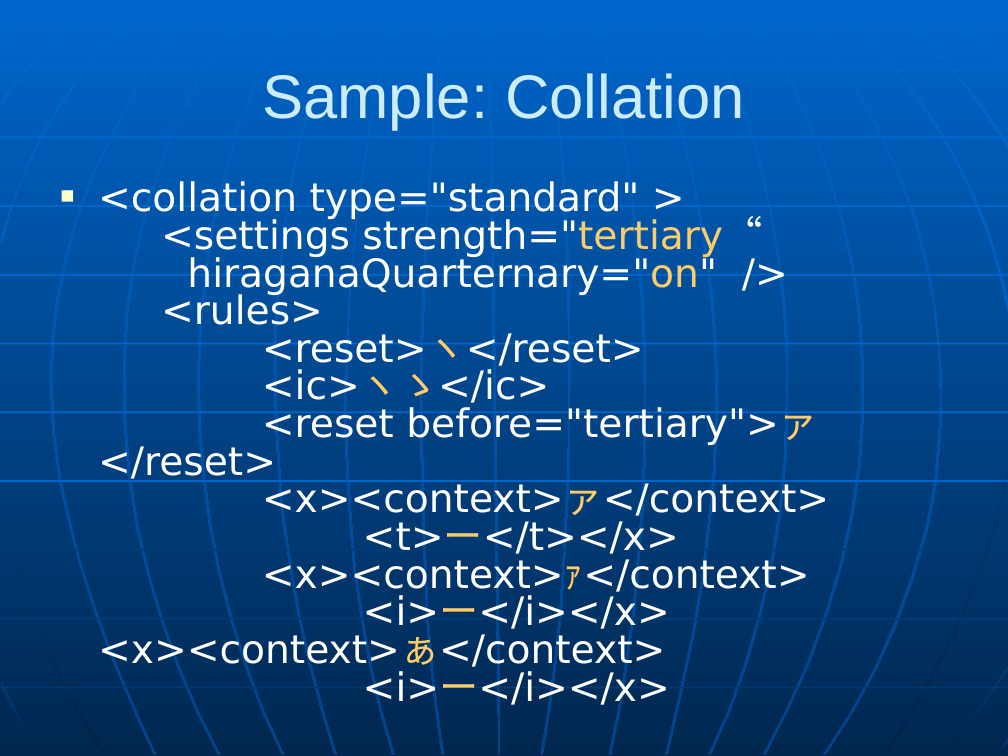
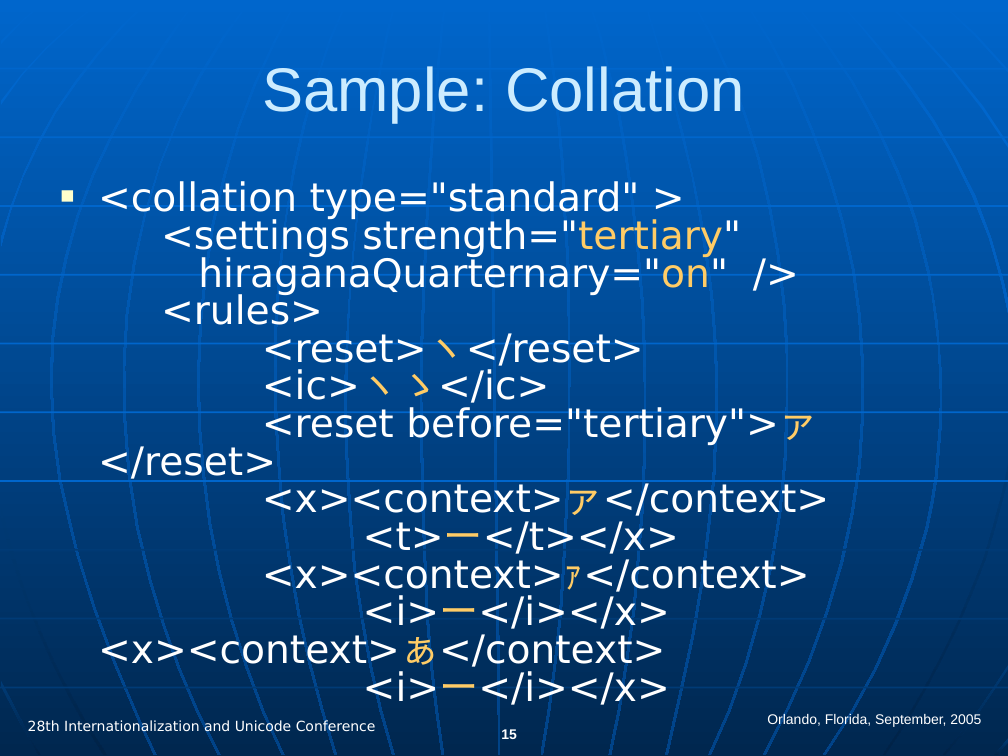
Before and after one commit to unicode-org/cldr, a slide deck: slide 15 of docs/presentations/cldr_overview.ppt (slide 12 before the commit). Drawn at 1008x756 pixels with LibreOffice and Linux fonts; fonts in the diff are those of the drawing. Boxes give left, top, right and bottom in pixels: in the first picture for what was removed or moved away, otherwise in the second. Text is boxed around its words. In the diff, an @@ line names an element or a change of style, - is before the commit and + after.

```diff
--- a/docs/presentations/cldr_overview.ppt
+++ b/docs/presentations/cldr_overview.ppt
@@ title "Sample: Collation" moved from (x1=262, y1=73, x2=745, y2=129) to (x1=262, y1=66, x2=745, y2=123) @@
@@ text at (x1=98, y1=181, x2=829, y2=710): text changed @@
-■ <collation type="standard" >
-  <settings strength="tertiary“
-  hiraganaQuarternary="on" />
-  <rules>
-  <reset>ヽ</reset>
-  <ic>ヽゝ</ic>
-  <reset before="tertiary">ァ </reset>
-  <x><context>ァ</context>
-  <t>ー</t></x>
-  <x><context>ｧ</context>
-  <i>ー</i></x> <x><context>ぁ</context>
-  <i>ー</i></x>
+■ <collation type="standard" >
+  <settings strength="tertiary"
+  hiraganaQuarternary="on" />
+  <rules>
+  <reset>ヽ</reset>
+  <ic>ヽゝ</ic>
+  <reset before="tertiary">ァ </reset>
+  <x><context>ァ</context>
+  <t>ー</t></x>
+  <x><context>ｧ</context>
+  <i>ー</i></x> <x><context>ぁ</context>
+  <i>ー</i></x>
@@ text added at (x1=28, y1=719, x2=376, y2=734), 10 pt, text #FFFFFF @@
+28th Internationalization and Unicode Conference
@@ text added at (x1=767, y1=713, x2=981, y2=728), 10 pt, text #FFFFFF @@
+Orlando, Florida, September, 2005
@@ page number added at (x1=501, y1=729, x2=517, y2=739), 10 pt, text #FFFFFF, bold @@
+15
```
Also in this commit, not shown: 14 other slides changed, 16 slides added, 5 slides removed.
